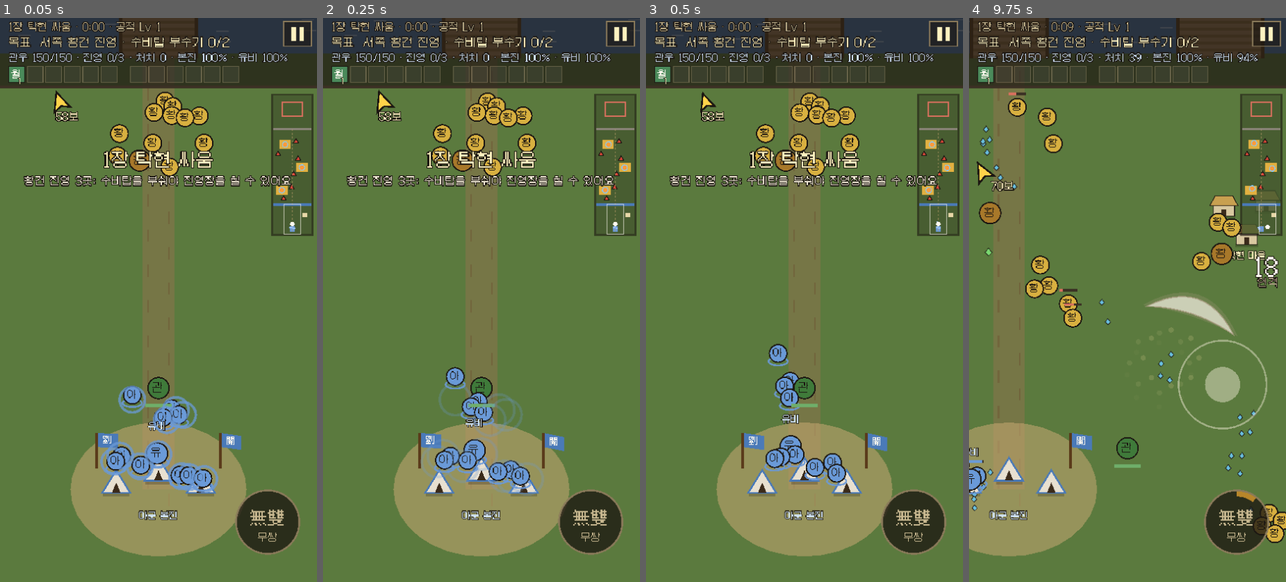
Above: before the commit, frames 1-4 (left to right).
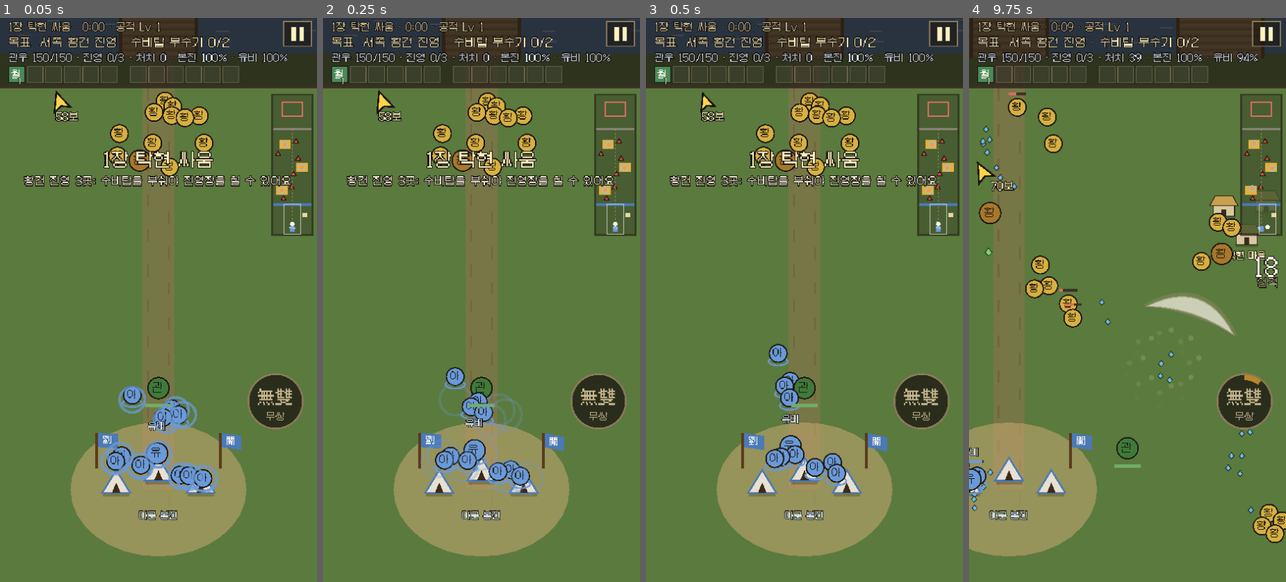
Above: after the commit, the same moments.

Repository: Dong-yeon/ThreeKindomFall
Game: Godot game, scene res://scenes/battle.tscn
Same seed, same stepped clock (60 frames per second), same inputs: the game is played once before the commit and once after it.
Inputs (mouse positions are in pixels of both pictures, inside the frame that each line leads up to):
- Up to frame 1 (0.05 s): no input
- Up to frame 2 (0.25 s): no input
- Up to frame 3 (0.5 s): no input
- Up to frame 4 (9.75 s): tap Enter at 0.5 s; move the mouse to (1197, 271) at 0.52 s; hold Right 0.53-1.25 s; tap K every 1.5 s from 0.6 to 9.6 s; click (1197, 271) at 0.67 s; tap Space at 0.77, 3.77, 6.77 s; drag from (1064, 328) to (1111, 412) at 1.27 s; move the mouse to (1159, 175) at 2.02 s; hold Right 2.03-2.75 s; drag from (1111, 412) to (1032, 215) at 2.77 s; move the mouse to (1222, 384) at 3.52 s; hold Left 3.53-4.25 s; drag from (1032, 215) to (1079, 159) at 4.27 s; move the mouse to (1143, 300) at 5.02 s; hold Down 5.03-5.75 s; click (1143, 300) at 5.17 s; drag from (1079, 159) to (1064, 328) at 5.77 s; move the mouse to (1197, 271) at 6.52 s; hold Up 6.53-7.25 s; drag from (1064, 328) to (1111, 412) at 7.27 s; move the mouse to (1159, 175) at 8.02 s; hold Down 8.03-8.75 s; drag from (1111, 412) to (1032, 215) at 8.77 s; move the mouse to (1222, 384) at 9.52 s; hold Up from 9.53 s (still down); click (1222, 384) at 9.67 s

The runs differ from the first frame. In frame 1, 3.2% of the frame differs, in the area x 74-96%, y 62-96%; in frame 2, 3.2%; in frame 3, 3.2%; in frame 4, 3.7%, in the area x 65-96%, y 57-96%.

Commit message:
feat(godot): 무쌍 버튼을 오른쪽 가장자리 화면 높이 68%로(크기 80 → 70) — 엄지로 끌기 시작하는 오른쪽 아래와 겹치지 않게
Co-Authored-By: Claude Opus 5.5 <noreply@anthropic.com>

Diff:
--- a/godot/scripts/hud.gd
+++ b/godot/scripts/hud.gd
@@ -89,11 +89,16 @@
 	# 무쌍 버튼(오른쪽 아래)
 	musou_btn = MusouButton.new()
 	musou_btn.b = b
-	musou_btn.set_anchors_preset(Control.PRESET_BOTTOM_RIGHT)
-	musou_btn.offset_left = -96
-	musou_btn.offset_top = -108
-	musou_btn.offset_right = -16
-	musou_btn.offset_bottom = -28
+	# 오른쪽 가장자리, 화면 높이 68% 자리(장수는 60% 자리라 그 아래, 2026-10-13 — 전엔 오른쪽 아래 구석이라 엄지로 끌기 시작하는 자리와 겹쳤음).
+	# 끌기는 아래쪽에서 자유롭게, 무쌍은 엄지를 조금 올려 누름. 크기 80 → 70
+	musou_btn.anchor_left = 1.0
+	musou_btn.anchor_right = 1.0
+	musou_btn.anchor_top = 0.68
+	musou_btn.anchor_bottom = 0.68
+	musou_btn.offset_left = -82
+	musou_btn.offset_right = -12
+	musou_btn.offset_top = -35
+	musou_btn.offset_bottom = 35
 	add_child(musou_btn)
 	# 결과
 	end_panel = PanelContainer.new()
